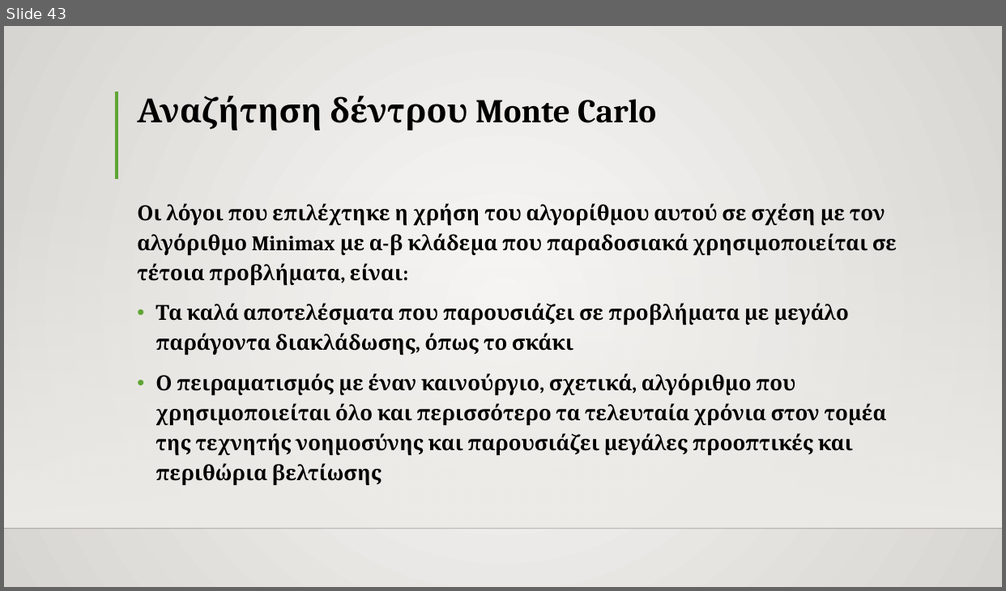
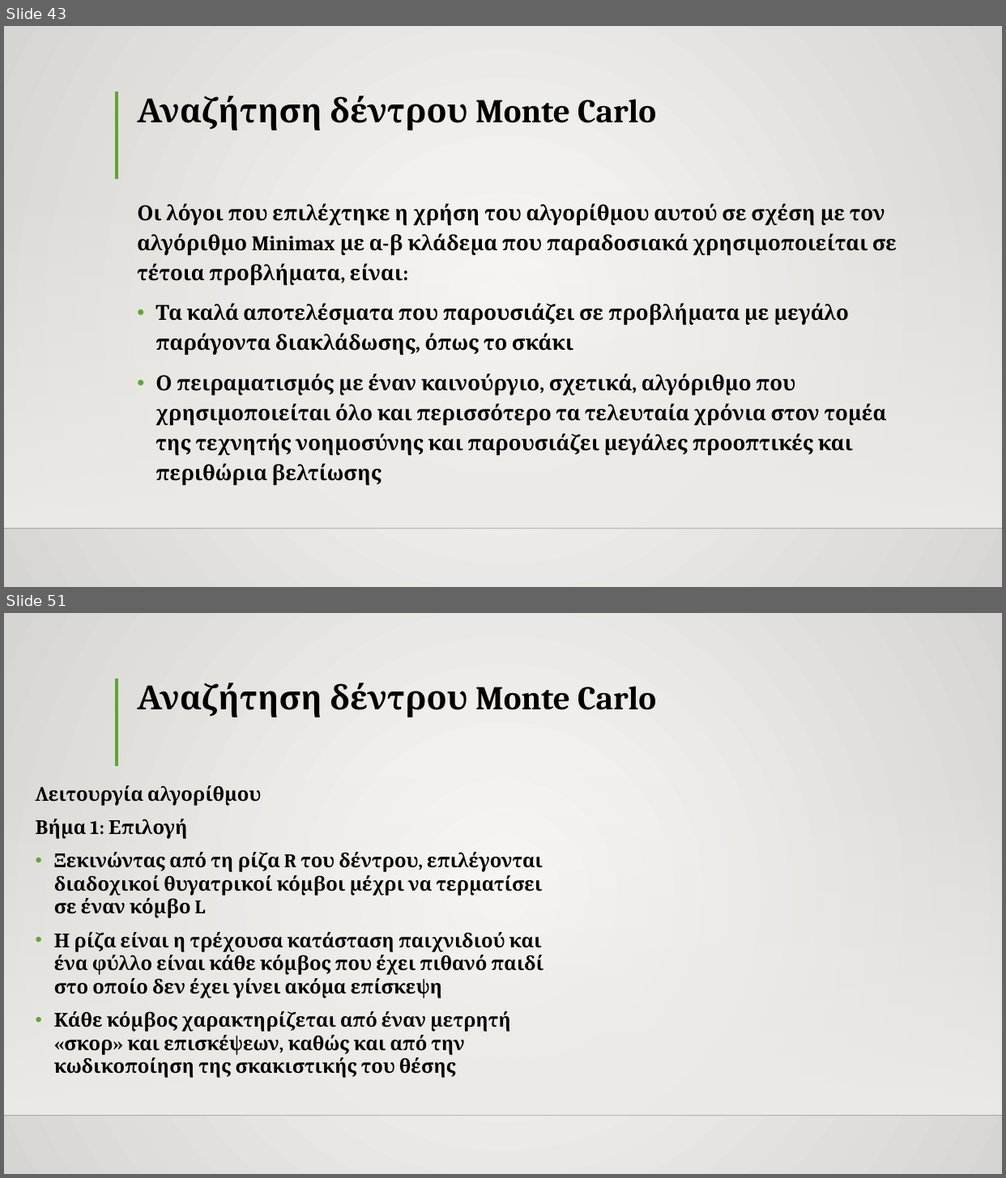
Before and after one commit to TheRazorace/Python-Chess-Engine, a slide deck: ΑΝΑΠΤΥΞΗ ΣΚΑΚΙΣΤΙΚΗΣ ΜΗΧΑΝΗΣ.pptx. Shown one above the other, each under a label of ours: slide 43 before the commit, slides 43 and 51 after it; the slides between them are not shown. The pictures are 1006x591 and 1006x1178 pixels, drawn with LibreOffice and Linux fonts; fonts in the diff are those of the drawing; background and template pictures are left out. Boxes give left, top, right and bottom in pixels: in the first picture for what was removed or moved away, otherwise in the second. Text is boxed around its words. In the diff, an @@ line names an element or a change of style, - is before the commit and + after.

```diff
--- a/ΑΝΑΠΤΥΞΗ ΣΚΑΚΙΣΤΙΚΗΣ ΜΗΧΑΝΗΣ.pptx
+++ b/ΑΝΑΠΤΥΞΗ ΣΚΑΚΙΣΤΙΚΗΣ ΜΗΧΑΝΗΣ.pptx
@@ slide 51 added at [4,613,1002,1174], background gradient #FAFAF9 to #D7D5D2; not listed: 3 template elements that a slide beside it also shows @@
@@ title added at [137,683,656,717], 32 pt, text #000000, bold @@
+Αναζήτηση δέντρου Monte Carlo
@@ text added at [36,786,543,1078], 18.5 pt, text #000000, bold @@
+Λειτουργία αλγορίθμου
+Βήμα 1: Επιλογή
+• Ξεκινώντας από τη ρίζα R του δέντρου, επιλέγονται διαδοχικοί θυγατρικοί κόμβοι μέχρι να τερματίσει σε έναν κόμβο L
+• Η ρίζα είναι η τρέχουσα κατάσταση παιχνιδιού και ένα φύλλο είναι κάθε κόμβος που έχει πιθανό παιδί στο οποίο δεν έχει γίνει ακόμα επίσκεψη
+• Κάθε κόμβος χαρακτηρίζεται από έναν μετρητή «σκορ» και επισκέψεων, καθώς και από την κωδικοποίηση της σκακιστικής του θέσης
```
Also in this commit, not shown: 41 other slides added, 1 other file.
